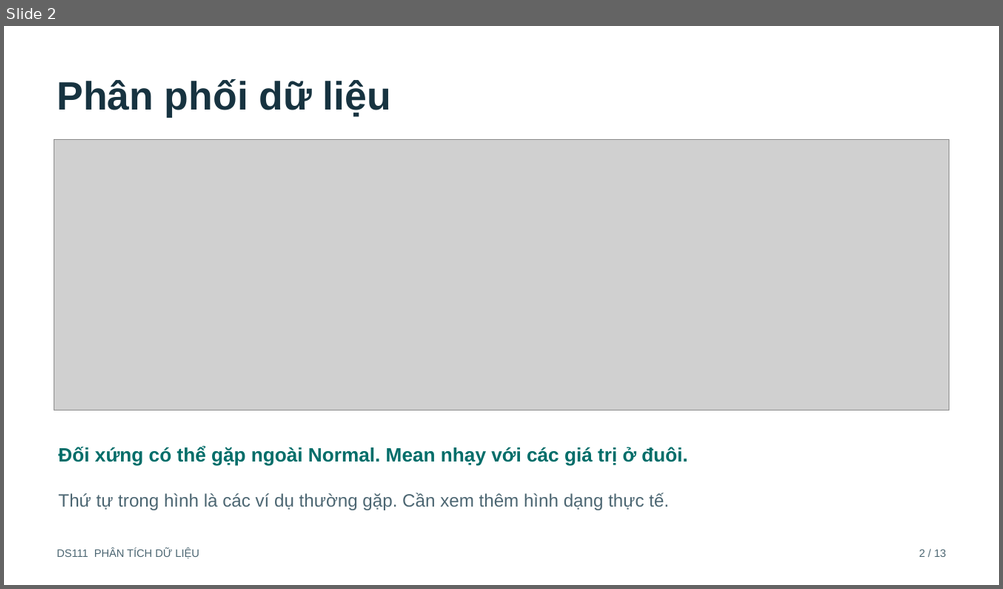
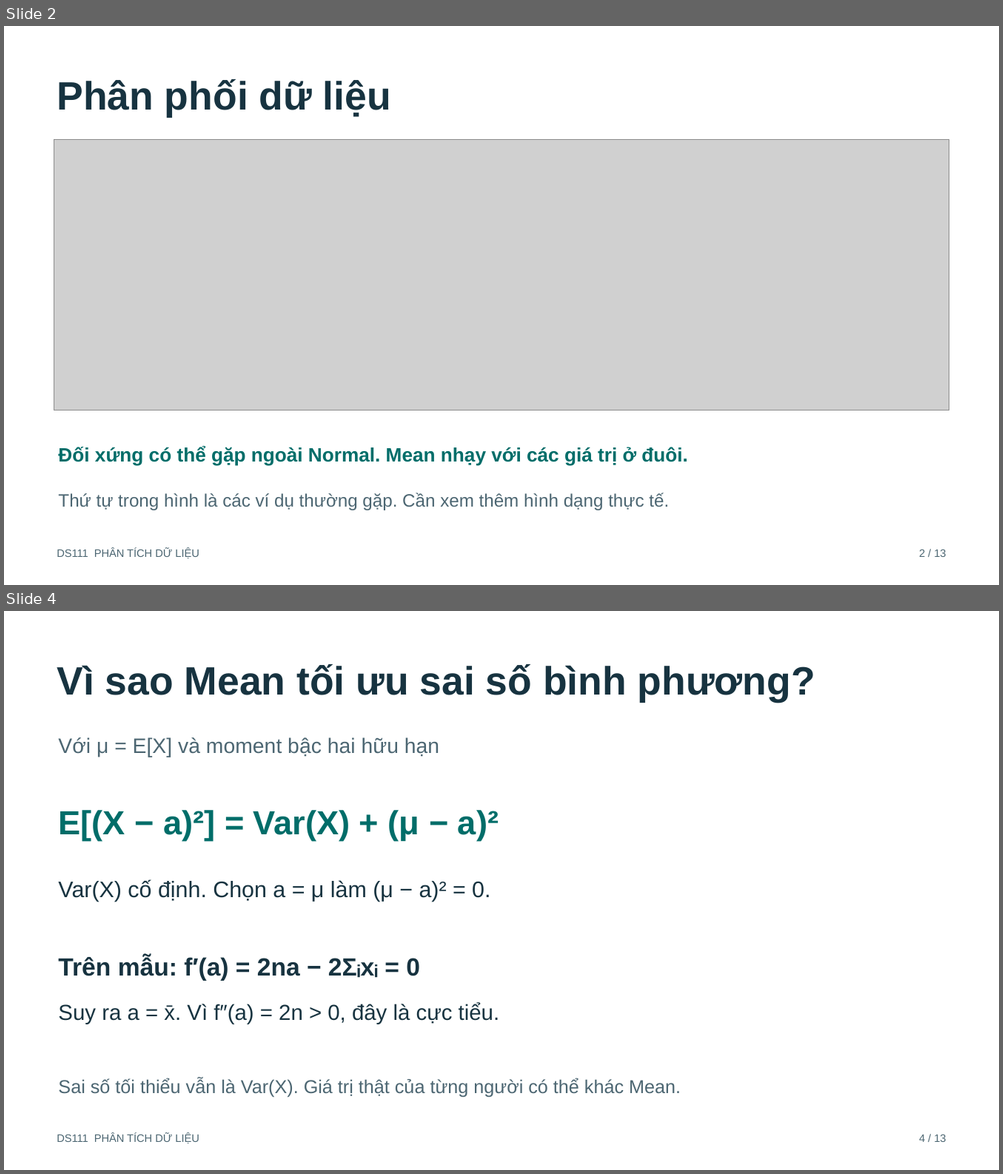
Before and after one commit to ncat218/Seminar-DS111, a slide deck: presentation/seminar_15min.pptx. Shown one above the other, each under a label of ours: slide 2 before the commit, slides 2 and 4 after it; the slides between them are not shown. The pictures are 1003x589 and 1003x1174 pixels, drawn with LibreOffice and Linux fonts; fonts in the diff are those of the drawing; grey boxes stand for pictures. Boxes give left, top, right and bottom in pixels: in the first picture for what was removed or moved away, otherwise in the second. Text is boxed around its words. In the diff, an @@ line names an element or a change of style, - is before the commit and + after.

```diff
--- a/presentation/seminar_15min.pptx
+++ b/presentation/seminar_15min.pptx
@@ slide 4 added at box(4, 611, 999, 1170), background #FFFFFF @@
@@ text added at box(57, 664, 815, 702), 38.2 pt, text #173340, bold @@
+Vì sao Mean tối ưu sai số bình phương?
@@ text added at box(58, 738, 439, 758), 20.2 pt, text #4C6672 @@
+Với μ = E[X] và moment bậc hai hữu hạn
@@ text added at box(58, 810, 498, 840), 32.2 pt, text #006D69, bold @@
+E[(X − a)²] = Var(X) + (μ − a)²
@@ text added at box(58, 880, 490, 902), 21.8 pt, text #173340 @@
+Var(X) cố định. Chọn a = μ làm (μ − a)² = 0.
@@ text added at box(58, 956, 420, 981), 24 pt, text #173340, bold @@
+Trên mẫu: f′(a) = 2na − 2Σᵢxᵢ = 0
@@ text added at box(58, 1002, 499, 1024), 21 pt, text #173340 @@
+Suy ra a = x̄. Vì f″(a) = 2n > 0, đây là cực tiểu.
@@ text added at box(58, 1079, 680, 1097), 18 pt, text #4C6672 @@
+Sai số tối thiểu vẫn là Var(X). Giá trị thật của từng người có thể khác Mean.
@@ text added at box(57, 1133, 199, 1145), 10.5 pt, text #4C6672 @@
+DS111 PHÂN TÍCH DỮ LIỆU
@@ text added at box(919, 1135, 945, 1142), 10.5 pt, text #4C6672 @@
+4 / 13
```
Also in this commit, not shown: 4 slides changed, 5 other slides added, 6 slides removed, 37 other files.
